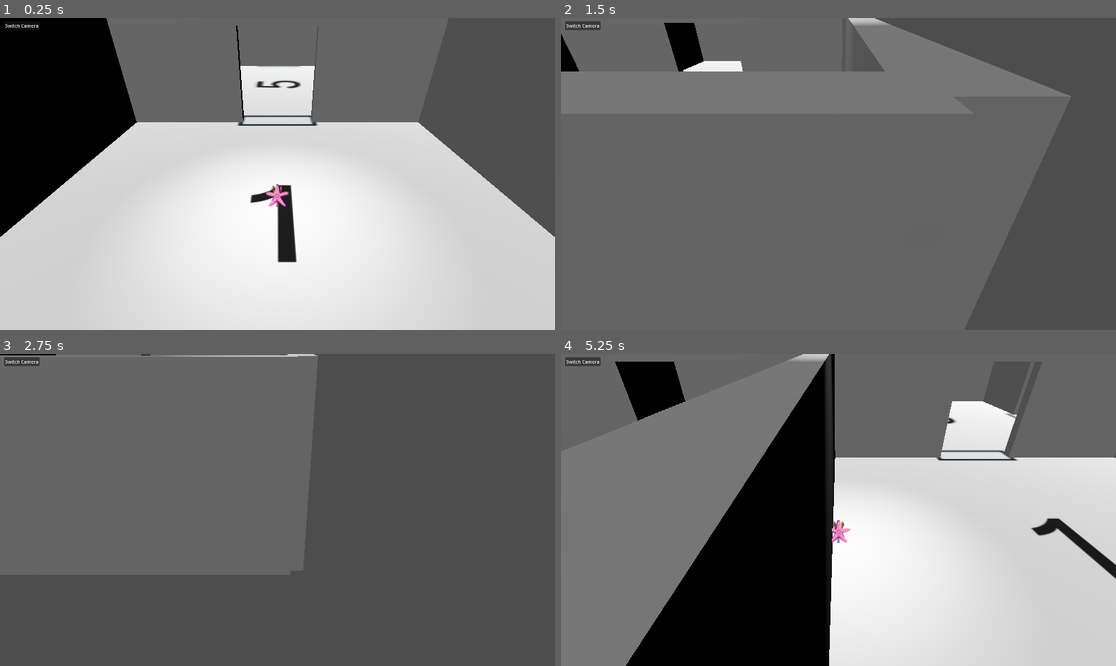
Above: before the commit, frames 1-4 (two rows, left to right).
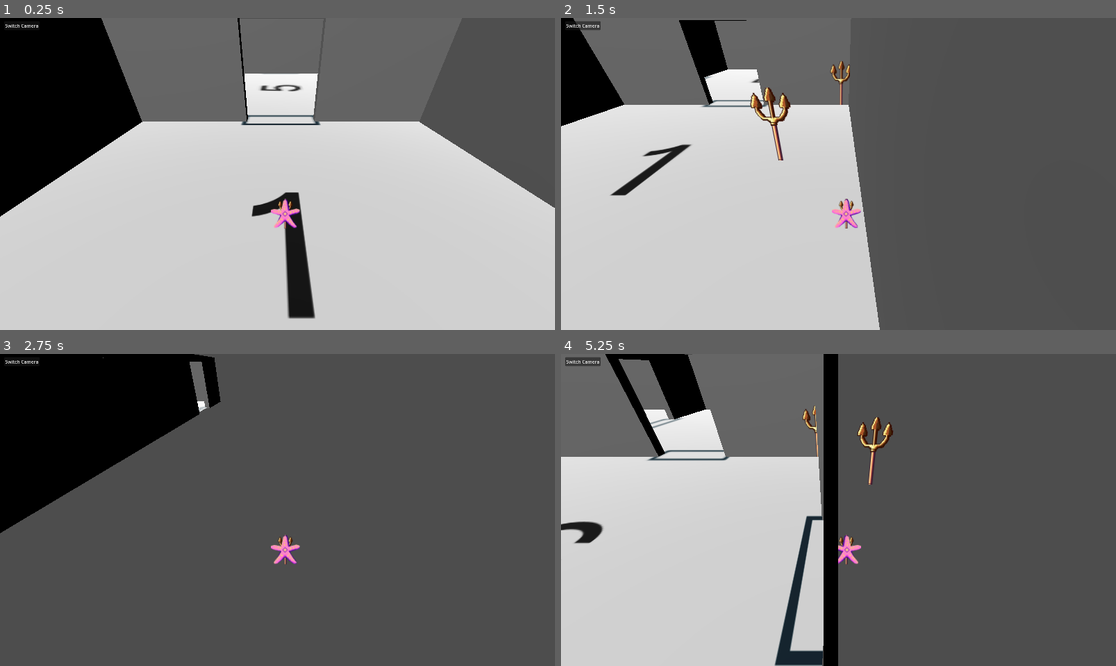
Above: after the commit, the same moments.

Repository: Team-C-623/koven_game
Game: Godot game, scene res://scenes/main3d.tscn
The game is run twice, just before and just after one commit, with the same random seed, the same clock (stepped at 60 frames per second) and the same inputs.
Inputs (mouse positions are in pixels of both pictures, inside the frame that each line leads up to):
- Up to frame 1 (0.25 s): no input
- Up to frame 2 (1.5 s): tap Enter at 0.5 s; move the mouse to (960, 158) at 0.52 s; hold D (right) 0.53-1.28 s; click (960, 158) at 0.67 s; move the mouse to (727, 189) at 1.27 s; hold S (down) from 1.28 s (still down); click (727, 189) at 1.42 s
- Up to frame 3 (2.75 s): move the mouse to (333, 441) at 2.02 s; release S (down) at 2.03 s; hold D (right) from 2.03 s (still down); click (333, 441) at 2.17 s
- Up to frame 4 (5.25 s): move the mouse to (810, 572) at 2.77 s; release D (right) at 2.78 s; hold W (up) 2.78-3.53 s; click (810, 572) at 2.92 s; move the mouse to (1005, 556) at 3.52 s; hold A (left) 3.53-5.03 s; click (1005, 556) at 3.67 s; move the mouse to (672, 463) at 4.27 s; click (672, 463) at 4.42 s; move the mouse to (866, 510) at 5.02 s; hold S (down) from 5.03 s (still down); click (866, 510) at 5.17 s

The runs differ from the first frame. In frame 1, 20% of the frame differs, in the area x 0-100%, y 0-98%; in frame 2, 50%; in frame 3, 14%; in frame 4, 74%, in the area x 0-100%, y 0-100%.
Error before the commit: Trying to assign value of type 'Node3D' to a variable of type 'CharacterBody3D'. (res://weapons/wand.gd:4)

Commit message:
added shooting 3D space

Diff:
--- a/scenes/main3d.tscn
+++ b/scenes/main3d.tscn
@@ -11,15 +11,16 @@
 [node name="Player" parent="." instance=ExtResource("2_mjsmv")]
 transform = Transform3D(0.25, 0, 0, 0, 0.204788, 0.143394, 0, -0.143394, 0.204788, 0, 0.28811, 0)
 
-[node name="PlayerCam" type="Camera3D" parent="Player"]
-transform = Transform3D(4, 0, 0, 0, 3.99514, -0.197212, 0, 0.197212, 3.99514, 0, 0.364657, 11.8587)
-fov = 60.0
-
 [node name="TopDownCam" type="Camera3D" parent="Player"]
 transform = Transform3D(4, 0, 0, 0, 2.29431, 3.27661, 0, -3.27661, 2.29431, 0, 147.447, 103.244)
 
+[node name="PlayerCam" type="Camera3D" parent="Player"]
+transform = Transform3D(4, 0, 0, 0, 4, 0, 0, 0, 4, -0.270266, 1.34158, 6.85938)
+current = true
+
 [node name="SpotLight3D" type="SpotLight3D" parent="Player"]
-transform = Transform3D(4, 0, 0, 0, 2.29431, 3.27661, 0, -3.27661, 2.29431, 0, 10.4626, 7.32601)
+transform = Transform3D(1, 0, 0, 0, -4.37114e-08, 1, 0, -1, -4.37114e-08, 0, 12.7725, 0)
+visible = false
 light_energy = 1.972
 spot_angle = 30.0
 spot_angle_attenuation = 0.7
--- a/weapons/Flame.tscn
+++ b/weapons/Flame.tscn
@@ -1,10 +1,17 @@
-[gd_scene load_steps=3 format=3 uid="uid://ct0hvhycg5d23"]
+[gd_scene load_steps=4 format=3 uid="uid://ct0hvhycg5d23"]
 
 [ext_resource type="Script" path="res://weapons/flame.gd" id="1_bn3o8"]
 [ext_resource type="Texture2D" uid="uid://d0co7b3vuhxu6" path="res://weapons/trident.png" id="1_e6hls"]
 
-[node name="Flame" type="Node3D"]
+[sub_resource type="CapsuleShape3D" id="CapsuleShape3D_mjw5f"]
+radius = 0.244238
+height = 1.01365
+
+[node name="Flame" type="CharacterBody3D"]
 script = ExtResource("1_bn3o8")
 
 [node name="flameicon" type="Sprite3D" parent="."]
 texture = ExtResource("1_e6hls")
+
+[node name="CollisionShape3D" type="CollisionShape3D" parent="."]
+shape = SubResource("CapsuleShape3D_mjw5f")
--- a/weapons/flame.gd
+++ b/weapons/flame.gd
@@ -1,8 +1,9 @@
-extends Node3D
+extends CharacterBody3D
 
-const SPEED: int = 100
-var direction: Vector3 = Vector3.FORWARD
+@export var speed: float = 20.0
+@export var direction: Vector3 = Vector3.ZERO
 
 # Called when the node enters the scene tree for the first time.
 func _process(delta: float) -> void:
-	global_transform.origin += direction * SPEED * delta
+	velocity = direction * speed # Move Forward
+	move_and_slide()
--- a/weapons/wand.gd
+++ b/weapons/wand.gd
@@ -1,12 +1,19 @@
 extends Node3D
 
-@onready var player_cam: Camera3D = $Player/PlayerCam
-@onready var player: CharacterBody3D = $"."
+@onready var player_cam: Camera3D = $root/Main/Player/PlayerCam
+@onready var player: CharacterBody3D = $".."
 const FLAME = preload("res://weapons/Flame.tscn")
 
 # Called when the node enters the scene tree for the first time.
 func _ready() -> void:
-	pass # Replace with function body.
+	# NEED THIS CODE FOR DEBUGGING THE PLAYER_CAM
+	player_cam = get_node_or_null("/root/Main/Player/PlayerCam")
+
+	if player_cam == null:
+		print("❌ PlayerCam still not found!")
+	else:
+		print("✅ PlayerCam found:", player_cam)
+
 
 # Getting the cursors position in the 3D space
 func get_cursor_world_position():
@@ -22,19 +29,21 @@
 	if result:
 		return result.position
 	else:
-		to
+		return to
 
+# Shooting function
 func shoot():
 	if FLAME:
 		# initialize the flame icon
 		var flame_instance = FLAME.instantiate()
-		get_parent().add_child(flame_instance)
+		get_tree().get_root().add_child(flame_instance)
 
-		# position of player
+		# position of player and flame stay consistent
 		flame_instance.global_transform.origin = player.global_transform.origin
 		var target_position = get_cursor_world_position()
 		var direction = (target_position - flame_instance.global_transform.origin).normalized()
 
+		flame_instance.direction = direction
 		flame_instance.velocity = direction * 20
 
 func _input(event):
